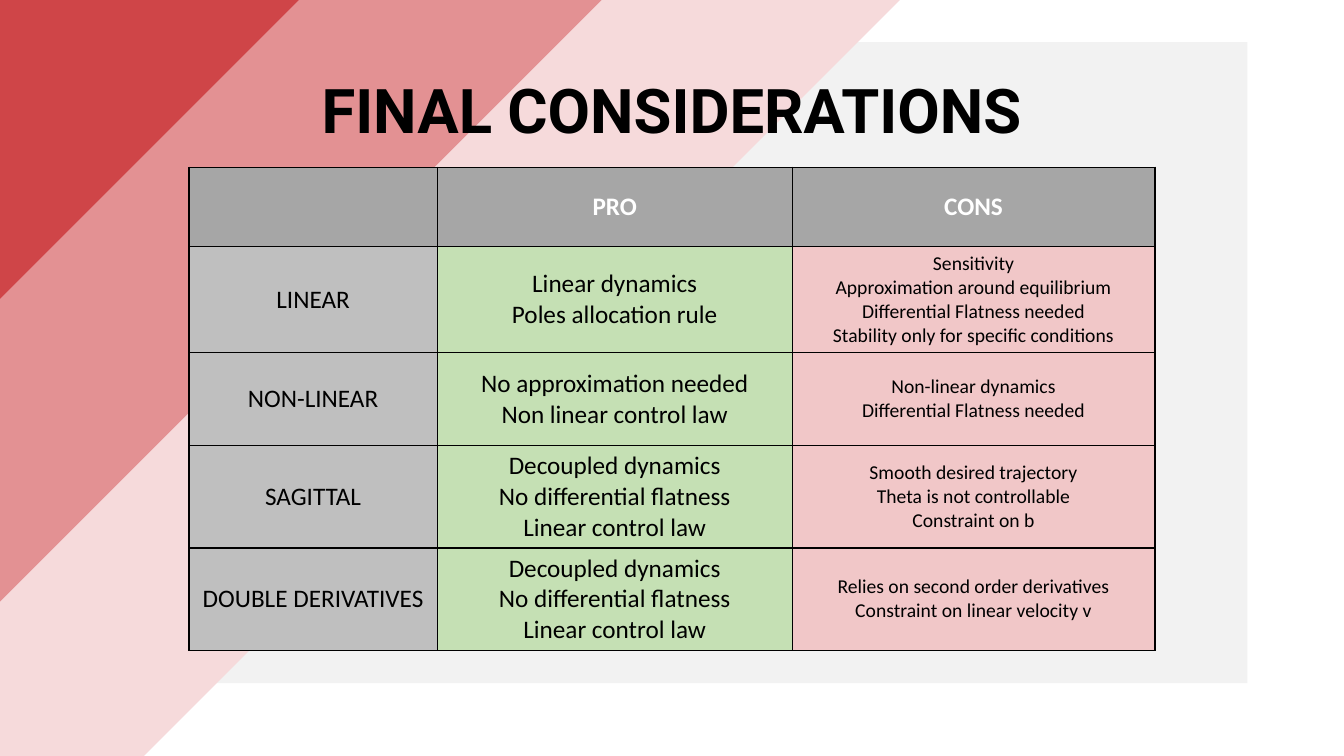
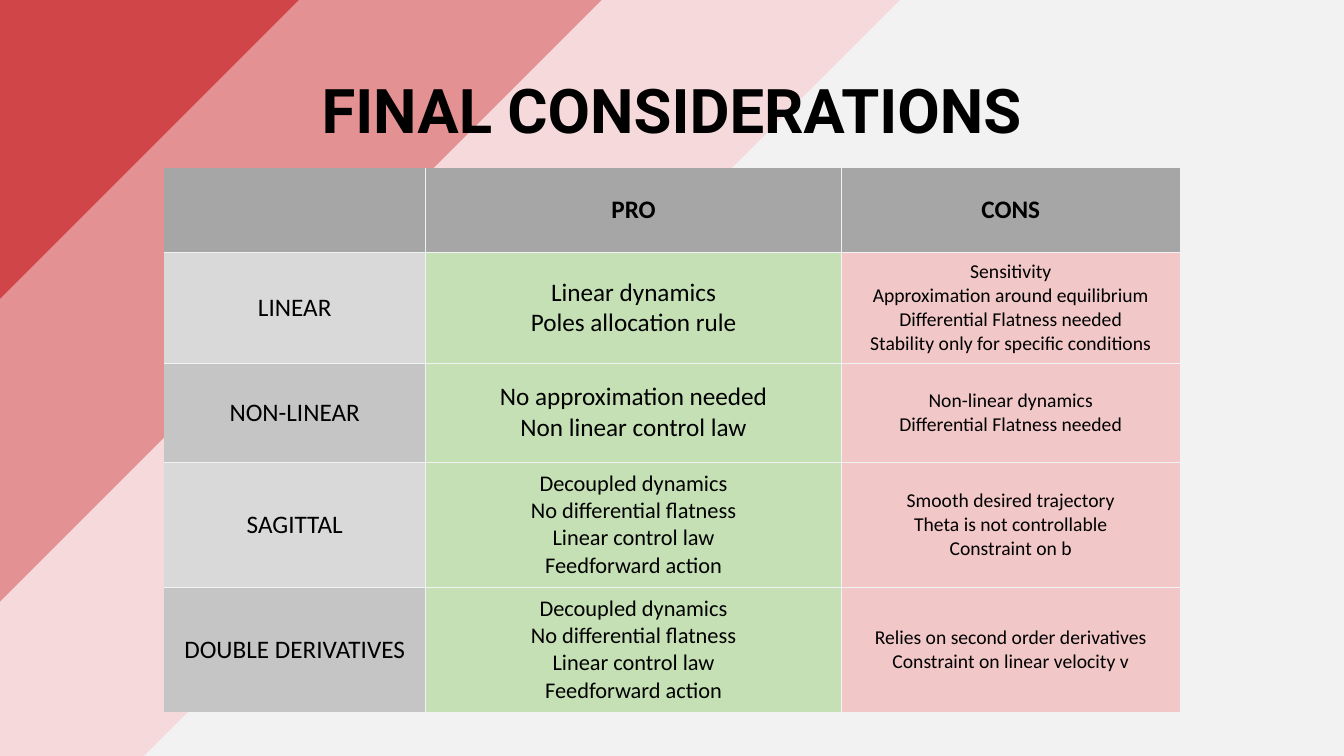
Before and after one commit to PippoGot/R-C2, a slide deck: slide 31 of documentation/presentation.pptx (slide 29 before the commit). Drawn at 1344x756 pixels with LibreOffice and Linux fonts; fonts in the diff are those of the drawing. Boxes give left, top, right and bottom in pixels: in the first picture for what was removed or moved away, otherwise in the second. Text is boxed around its words. In the diff, an @@ line names an element or a change of style, - is before the commit and + after.

```diff
--- a/documentation/presentation.pptx
+++ b/documentation/presentation.pptx
@@ rectangle resized from (x1=97, y1=42, x2=1248, y2=684) to (x1=97, y1=0, x2=1344, y2=756) @@
@@ table at (x1=164, y1=167, x2=1180, y2=712) @@
-row 4, column 2: Decoupled dynamics / No differential flatness / Linear control law
+row 4, column 2: Decoupled dynamics / No differential flatness / Linear control law / Feedforward action
-row 5, column 2: Decoupled dynamics / No differential flatness / Linear control law
+row 5, column 2: Decoupled dynamics / No differential flatness / Linear control law / Feedforward action
@@ fill #BFBFBF to #D9D9D9 in 2 cells @@
@@ fill #BFBFBF to #C5C5C5 in 2 cells @@
@@ text colour #FFFFFF to #000000 in "PRO", "CONS" @@
@@ borders changed @@
@@ table resized from (x1=189, y1=167, x2=1154, y2=646) to (x1=164, y1=167, x2=1180, y2=712) @@
```
Also in this commit, not shown: 25 other slides changed, 2 slides added.
